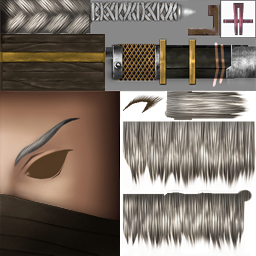
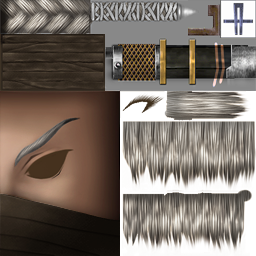
Two versions of the same layered image (w=256, h=256). Layer-by-layer changes:
hid "Livello 4" over left=0, top=52, right=105, bottom=62
hid "Livello 7" over left=0, top=52, right=105, bottom=62
removed layer "Livello 1 copia" over left=0, top=0, right=256, bottom=220
added layer "Livello 9" above "Livello 10" over left=0, top=0, right=256, bottom=220
added layer "Livello 10" above "Livello 1" over left=220, top=0, right=256, bottom=52
